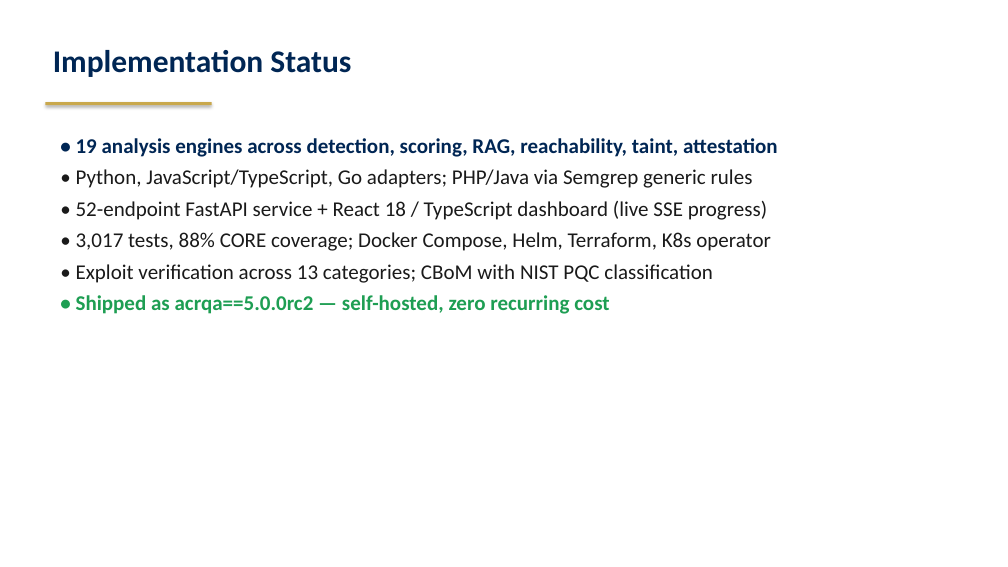
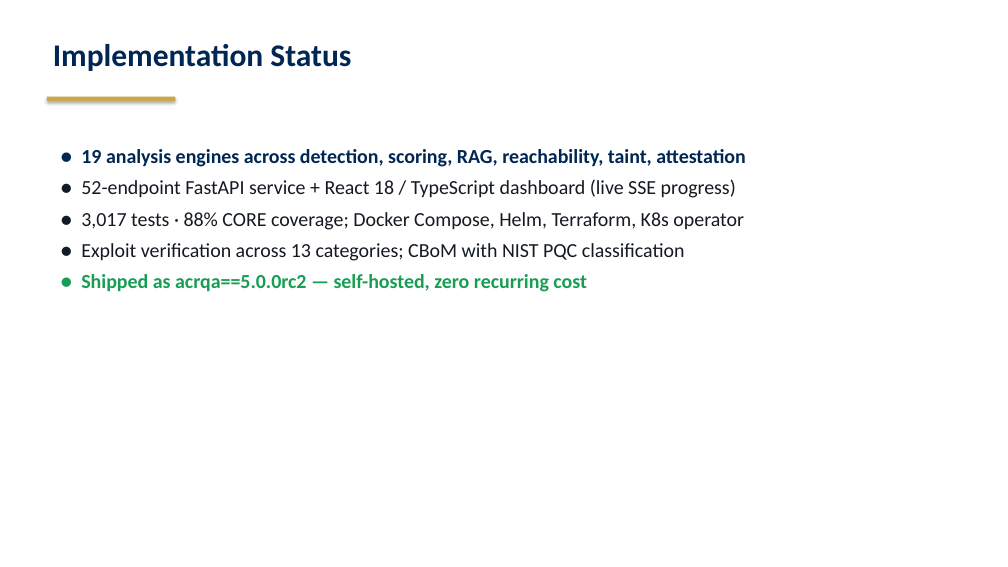
Before and after one commit to starredjaco/ACR-QA, a slide deck: slide 17 of docs/ACR-QA_Defense.odp (slide 12 before the commit). Drawn at 1008x567 pixels with LibreOffice and Linux fonts; fonts in the diff are those of the drawing. Boxes give left, top, right and bottom in pixels: in the first picture for what was removed or moved away, otherwise in the second. Text is boxed around its words. In the diff, an @@ line names an element or a change of style, - is before the commit and + after.

Commit message:
feat(defense): god-mode deck — sales narrative + real dashboard screenshots
Rebuild build_defense_deck.py into a 20-slide sales deck: hook (AI writes 1.88x more
vulns), market-reality hero stats ($10-50k vs $0), the Confirmed-Tier funnel visual
(1,942 -> 55), Evaluation table, three trust proofs, competitive matrix, "What ACR-QA
Delivers" close, and real embedded dashboard screenshots (Overview, run detail, OWASP
heatmap, verified attestation) captured live via Playwright. KSIU branding + logo.
Rendered and visually verified.

```diff
--- a/docs/ACR-QA_Defense.odp
+++ b/docs/ACR-QA_Defense.odp
@@ text "Implementation Status": place and size @@
-text "Implementation Status" at box(53, 50, 351, 77)
+text "Implementation Status" at box(53, 44, 351, 71)
@@ rectangle: place and size @@
-rectangle at box(45, 102, 212, 105)
+rectangle at box(47, 97, 175, 101)
@@ text at box(81, 149, 746, 292): text changed; size 20 to 19 pt; text colour #1A1A1A to #141A22 @@
-• 19 analysis engines across detection, scoring, RAG, reachability, taint, attestation
-• Python, JavaScript/TypeScript, Go adapters; PHP/Java via Semgrep generic rules
-• 52-endpoint FastAPI service + React 18 / TypeScript dashboard (live SSE progress)
-• 3,017 tests, 88% CORE coverage; Docker Compose, Helm, Terraform, K8s operator
-• Exploit verification across 13 categories; CBoM with NIST PQC classification
-• Shipped as acrqa==5.0.0rc2 — self-hosted, zero recurring cost
+● 19 analysis engines across detection, scoring, RAG, reachability, taint, attestation
+● 52-endpoint FastAPI service + React 18 / TypeScript dashboard (live SSE progress)
+● 3,017 tests · 88% CORE coverage; Docker Compose, Helm, Terraform, K8s operator
+● Exploit verification across 13 categories; CBoM with NIST PQC classification
+● Shipped as acrqa==5.0.0rc2 — self-hosted, zero recurring cost
```
Also in this commit, not shown: 6 other slides changed, 13 slides added, 7 slides removed, 8 other files.
